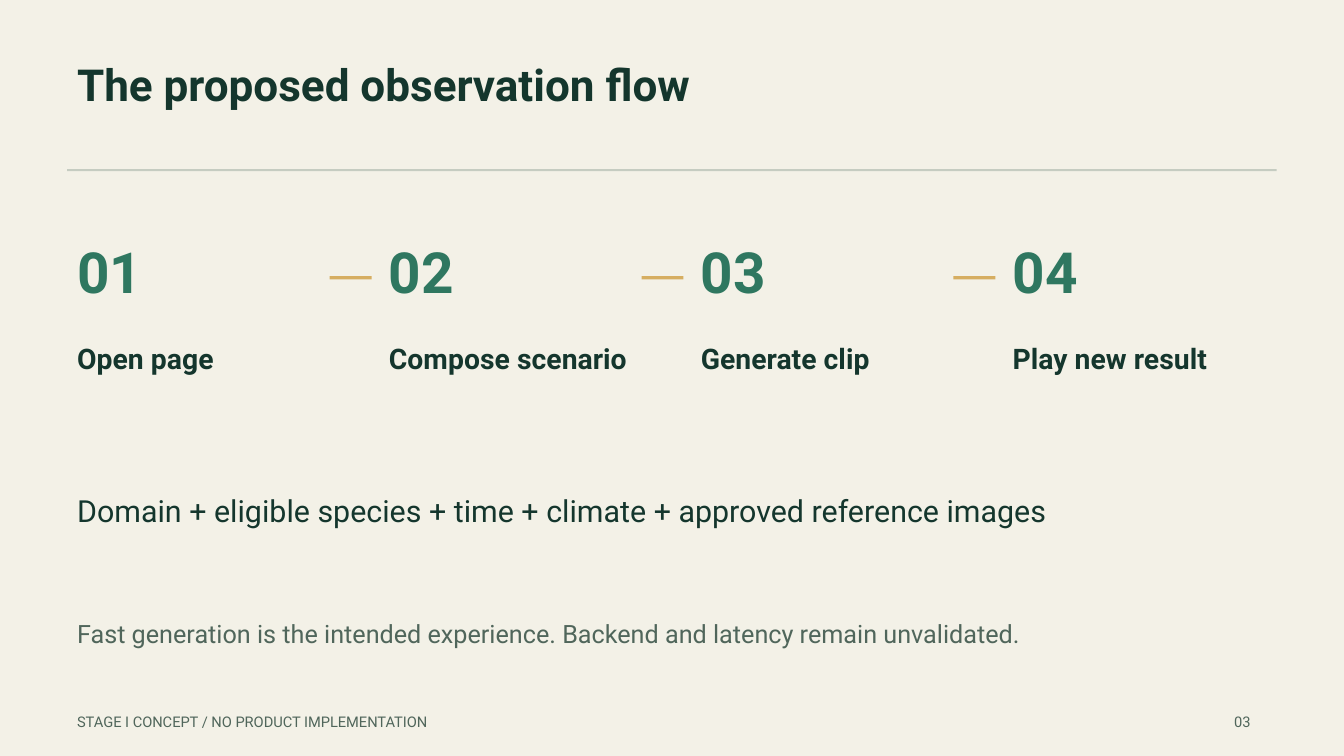
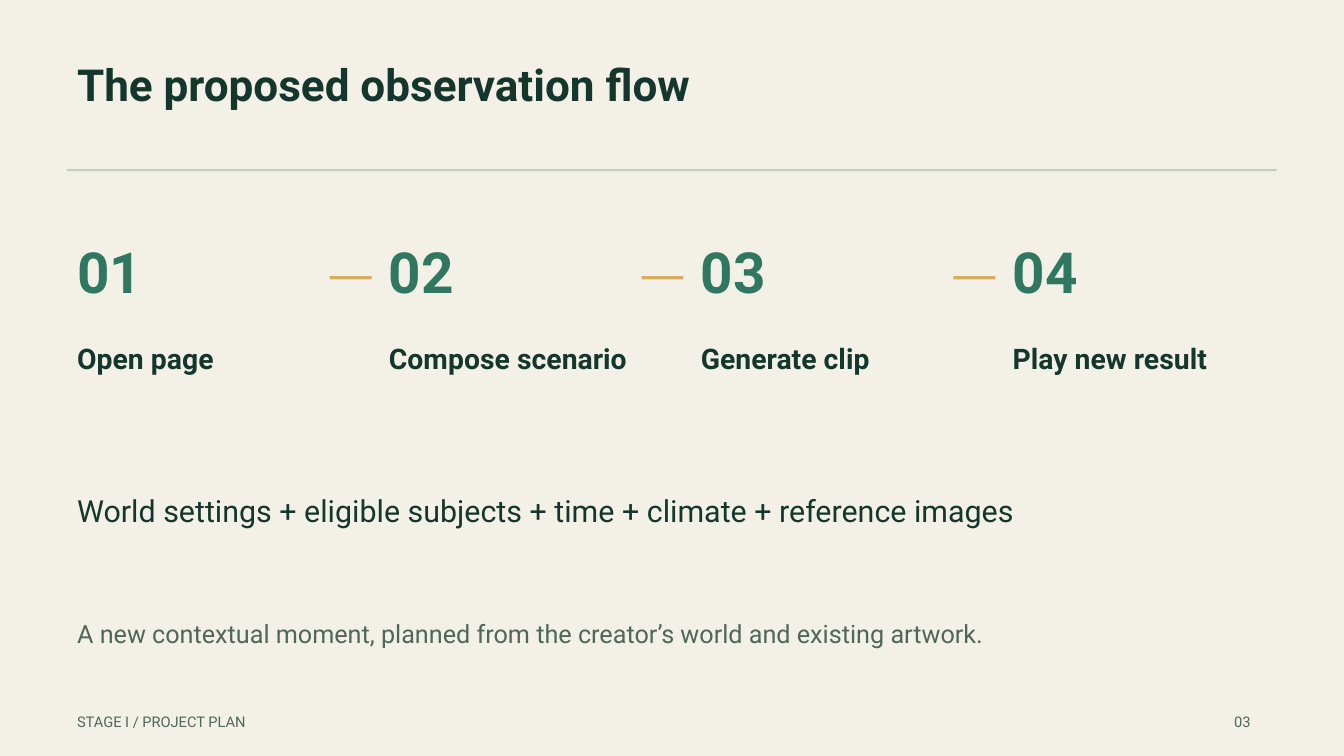
Before and after one commit to mkhsu2002/OnDemand-World-Observatory, a slide deck: slide 3 of deliverables/OnDemand-World-Observatory-Proposal.pptx. Drawn at 1344x756 pixels with LibreOffice and Linux fonts; fonts in the diff are those of the drawing. Boxes give left, top, right and bottom in pixels: in the first picture for what was removed or moved away, otherwise in the second. Text is boxed around its words. In the diff, an @@ line names an element or a change of style, - is before the commit and + after.

Commit message:
Align proposal materials with public website observation plan

```diff
--- a/deliverables/OnDemand-World-Observatory-Proposal.pptx
+++ b/deliverables/OnDemand-World-Observatory-Proposal.pptx
@@ text at [77,499,1013,529]: text changed @@
-Domain + eligible species + time + climate + approved reference images
+World settings + eligible subjects + time + climate + reference images
@@ text at [77,624,983,648]: text changed @@
-Fast generation is the intended experience. Backend and latency remain unvalidated.
+A new contextual moment, planned from the creator’s world and existing artwork.
@@ text at [77,716,245,727]: text changed @@
-STAGE I CONCEPT / NO PRODUCT IMPLEMENTATION
+STAGE I / PROJECT PLAN
```
Also in this commit, not shown: 12 other slides changed, 1 slide added, 1 slide removed, 16 other files.
